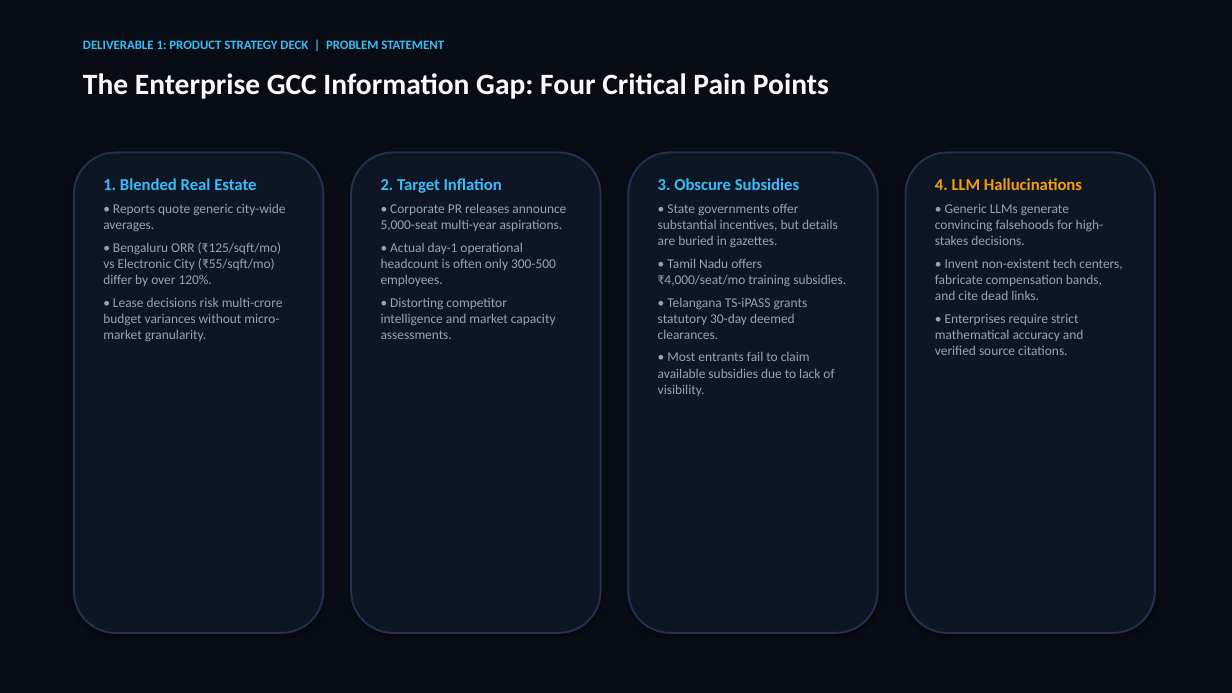
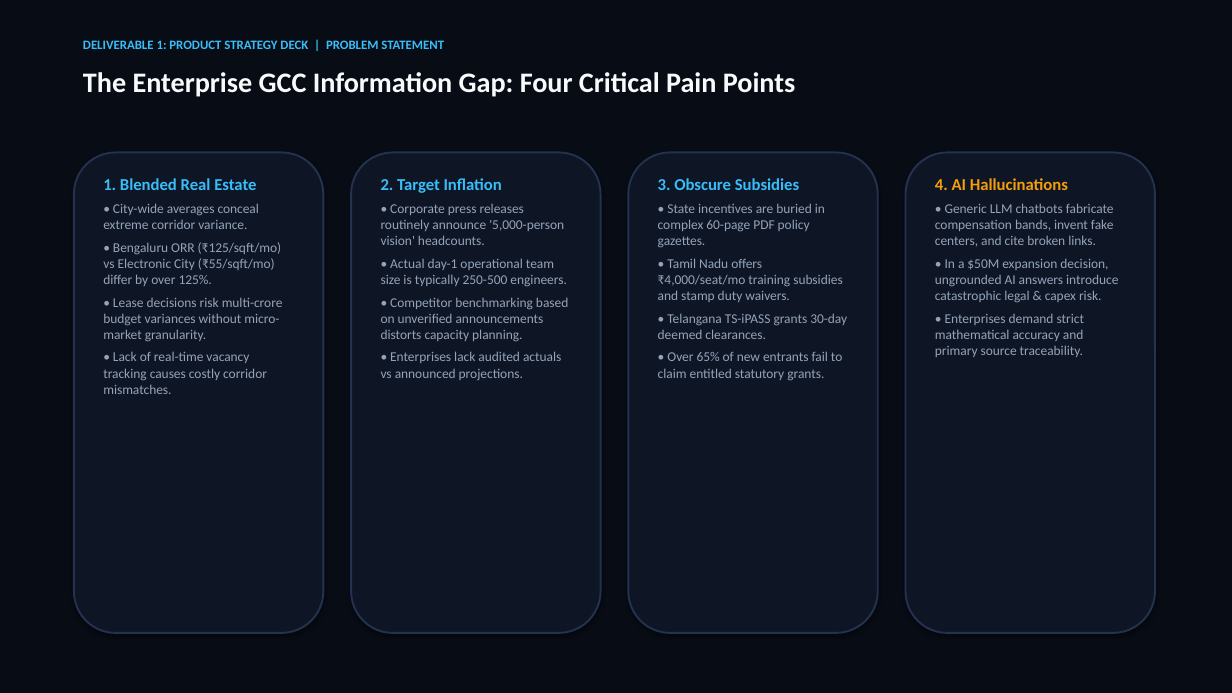
Before and after one commit to SURYAMS002/gcc, a slide deck: slide 3 of GCC_Intel_Product_Strategy_Deck.pptx. Drawn at 1232x693 pixels with LibreOffice and Linux fonts; fonts in the diff are those of the drawing. Boxes give left, top, right and bottom in pixels: in the first picture for what was removed or moved away, otherwise in the second. Text is boxed around its words. In the diff, an @@ line names an element or a change of style, - is before the commit and + after.

Commit message:
Update Deliverable 1 Product Strategy Deck: add 16-slide PPTX, printable HTML with embedded base64 screenshots, and visual operational workflow

```diff
--- a/GCC_Intel_Product_Strategy_Deck.pptx
+++ b/GCC_Intel_Product_Strategy_Deck.pptx
@@ text "The Enterprise GCC Information Gap: ..." at bbox=[83, 72, 795, 97]: size 23 to 22 pt @@
@@ text at bbox=[935, 178, 1118, 357]: text changed @@
-4. LLM Hallucinations
-• Generic LLMs generate convincing falsehoods for high-stakes decisions.
-• Invent non-existent tech centers, fabricate compensation bands, and cite dead links.
-• Enterprises require strict mathematical accuracy and verified source citations.
+4. AI Hallucinations
+• Generic LLM chatbots fabricate compensation bands, invent fake centers, and cite broken links.
+• In a $50M expansion decision, ungrounded AI answers introduce catastrophic legal & capex risk.
+• Enterprises demand strict mathematical accuracy and primary source traceability.
@@ text at bbox=[103, 203, 282, 286]: text changed @@
-• Reports quote generic city-wide averages.
-• Bengaluru ORR (₹125/sqft/mo) vs Electronic City (₹55/sqft/mo) differ by over 120%.
+• City-wide averages conceal extreme corridor variance.
+• Bengaluru ORR (₹125/sqft/mo) vs Electronic City (₹55/sqft/mo) differ by over 125%.
@@ text at bbox=[381, 204, 568, 380]: text changed @@
-• Corporate PR releases announce 5,000-seat multi-year aspirations.
-• Actual day-1 operational headcount is often only 300-500 employees.
-• Distorting competitor intelligence and market capacity assessments.
+• Corporate press releases routinely announce '5,000-person vision' headcounts.
+• Actual day-1 operational team size is typically 250-500 engineers.
+• Competitor benchmarking based on unverified announcements distorts capacity planning.
+• Enterprises lack audited actuals vs announced projections.
@@ text at bbox=[658, 203, 847, 380]: text changed @@
-• State governments offer substantial incentives, but details are buried in gazettes.
-• Tamil Nadu offers ₹4,000/seat/mo training subsidies.
-• Telangana TS-iPASS grants statutory 30-day deemed clearances.
-• Most entrants fail to claim available subsidies due to lack of visibility.
+• State incentives are buried in complex 60-page PDF policy gazettes.
+• Tamil Nadu offers ₹4,000/seat/mo training subsidies and stamp duty waivers.
+• Telangana TS-iPASS grants 30-day deemed clearances.
+• Over 65% of new entrants fail to claim entitled statutory grants.
@@ text at bbox=[103, 352, 267, 394]: paragraph added @@
+• Lack of real-time vacancy tracking causes costly corridor mismatches.
```
Also in this commit, not shown: 10 other slides changed, 5 slides added, 4 slides removed, 8 other files.
